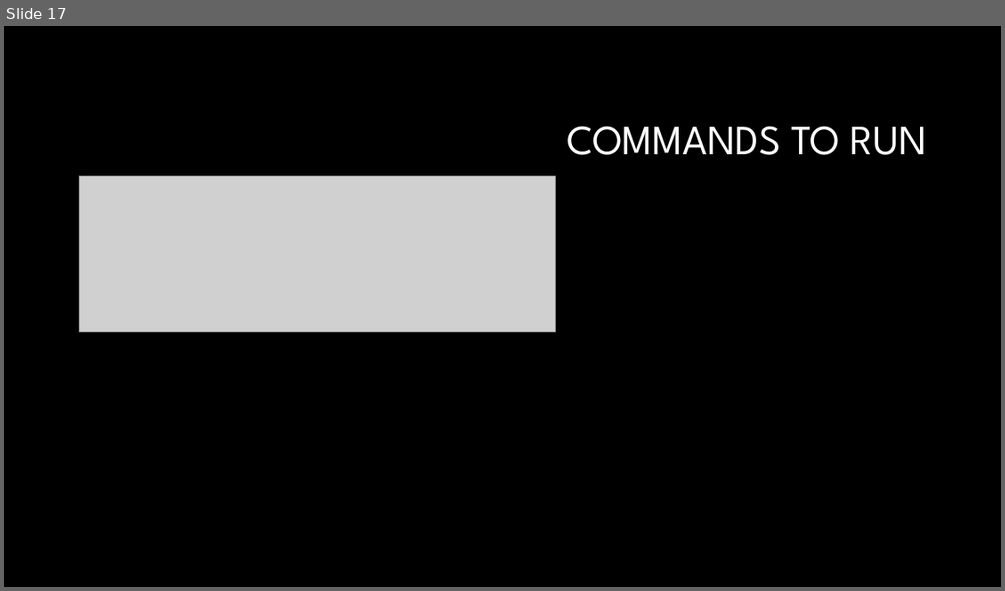
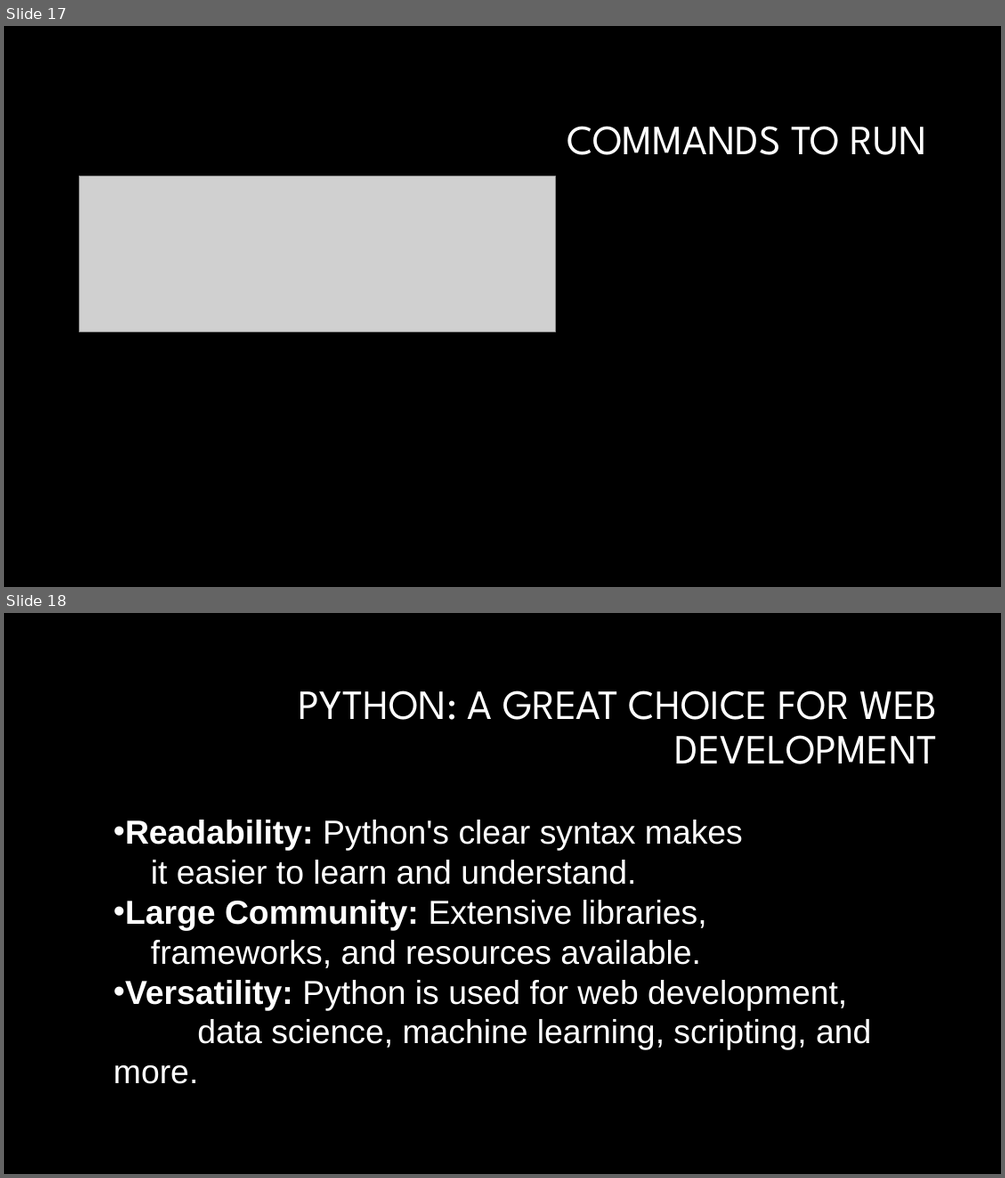
Before and after one commit to LuyangYin1/Python-for-everyone, a slide deck: Class-2/Class – 2.pptm. Shown one above the other, each under a label of ours: slide 17 before the commit, slides 17 and 18 after it. The pictures are 1005x591 and 1005x1178 pixels, drawn with LibreOffice and Linux fonts; fonts in the diff are those of the drawing; grey boxes stand for pictures; background and template pictures are left out. Boxes give left, top, right and bottom in pixels: in the first picture for what was removed or moved away, otherwise in the second. Text is boxed around its words. In the diff, an @@ line names an element or a change of style, - is before the commit and + after.

```diff
--- a/Class-2/Class – 2.pptm
+++ b/Class-2/Class – 2.pptm
@@ slide 18 added at (4,613,1001,1174), background #000000 @@
@@ title added at (298,690,938,764), 40 pt, text #FFFFFF @@
+PYTHON: A GREAT CHOICE FOR WEB DEVELOPMENT
@@ text added at (113,819,871,1084), 32 pt, text #FFFFFF @@
+• Readability: Python's clear syntax makes
+  it easier to learn and understand.
+• Large Community: Extensive libraries,
+  frameworks, and resources available.
+• Versatility: Python is used for web development,
+data science, machine learning, scripting, and more.
```
Also in this commit, not shown: 2 other slides added, 3 other files.
